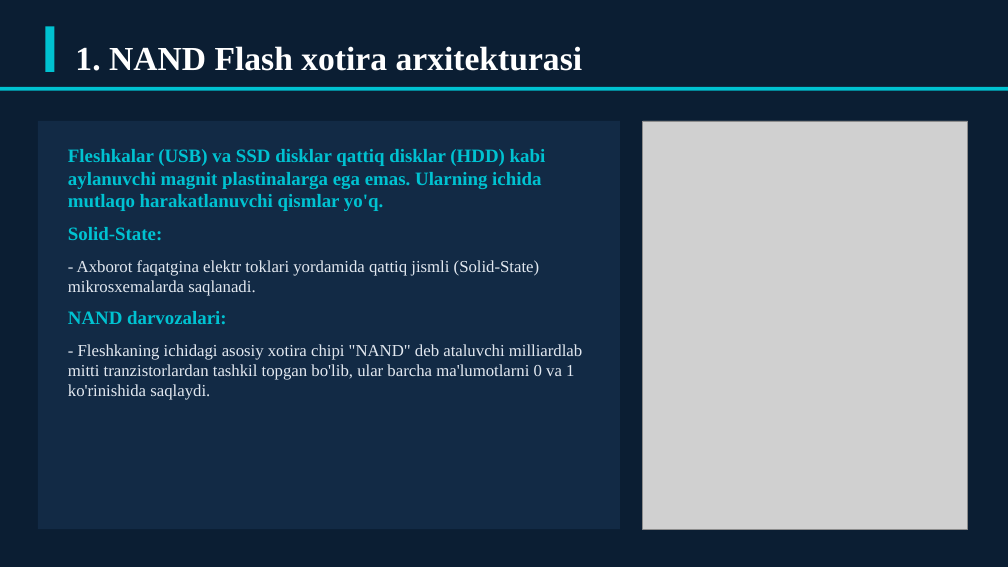
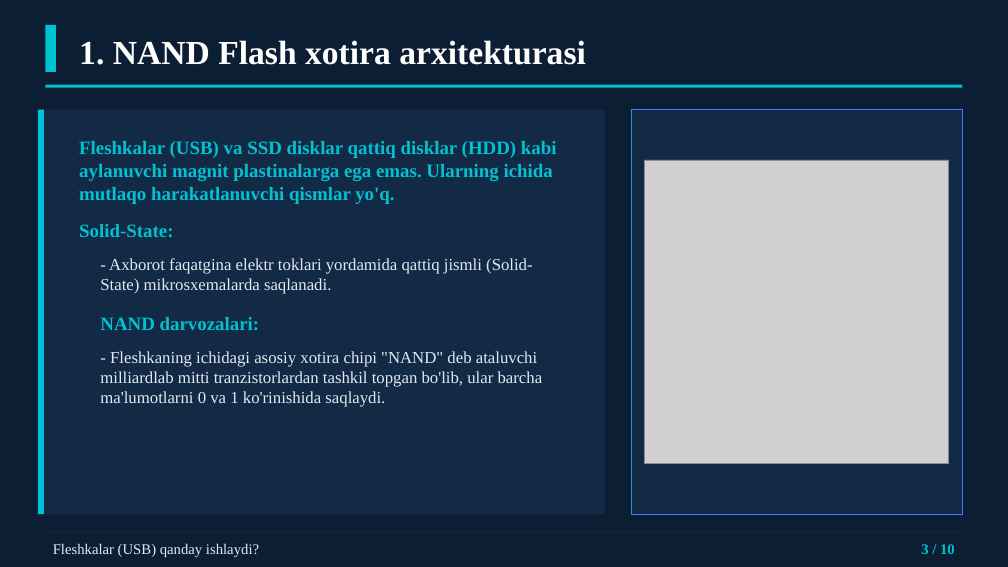
Before and after one commit to dasturland/kerak_taqdimot, a slide deck: slide 3 of fleshka_usb_taqdimot.pptx. Drawn at 1008x567 pixels with LibreOffice and Linux fonts; fonts in the diff are those of the drawing; grey boxes stand for pictures. Boxes give left, top, right and bottom in pixels: in the first picture for what was removed or moved away, otherwise in the second. Text is boxed around its words. In the diff, an @@ line names an element or a change of style, - is before the commit and + after.

```diff
--- a/fleshka_usb_taqdimot.pptx
+++ b/fleshka_usb_taqdimot.pptx
@@ text "1. NAND Flash xotira arxitekturasi": place and size @@
-text "1. NAND Flash xotira arxitekturasi" at (75, 46, 583, 71)
+text "1. NAND Flash xotira arxitekturasi" at (79, 40, 586, 65)
@@ rectangle: place and size @@
-rectangle at (0, 87, 1008, 91)
+rectangle at (45, 85, 963, 88)
@@ rectangle: place and size @@
-rectangle at (38, 121, 620, 529)
+rectangle at (38, 110, 605, 514)
@@ rectangle added at (38, 110, 44, 514), fill #00C2D1 @@
@@ rectangle added at (631, 110, 963, 514), fill #122A45, outline #3B82F6 1 pt @@
@@ text "Fleshkalar (USB) va SSD disklar ...": place and size @@
-text "Fleshkalar (USB) va SSD disklar ..." at (68, 149, 582, 400)
+text "Fleshkalar (USB) va SSD disklar ..." at (79, 141, 557, 407)
@@ text "Fleshkalar (USB) va SSD disklar ..." at (79, 141, 557, 407): more space between paragraphs; indent changed @@
@@ picture: place and size @@
-picture at (643, 121, 968, 529)
+picture at (645, 160, 949, 464)
@@ rectangle added at (45, 531, 963, 532), fill #122A45 @@
@@ text added at (53, 543, 259, 557), 14 pt, text #E2E8F0 @@
+Fleshkalar (USB) qanday ishlaydi?
@@ text added at (921, 544, 955, 554), 14 pt, text #00C2D1, bold @@
+3 / 10
```
Also in this commit, not shown: 9 other slides changed, 4 other files.
